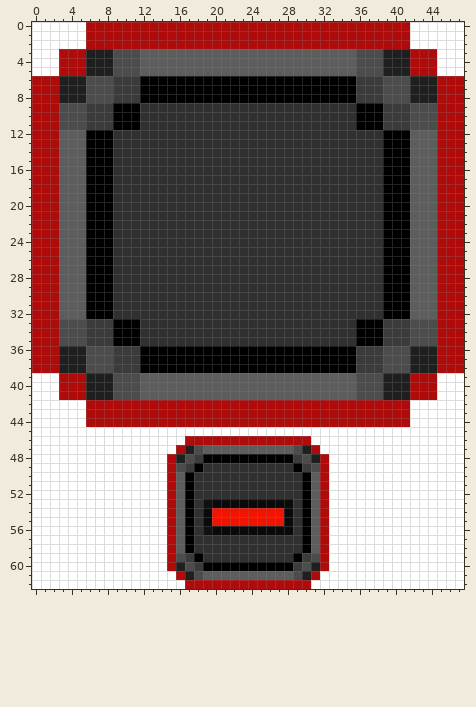
Pixel-art sprite: 2025/Assets/Sprites/HUD/SpaceBar.png. This is how it looked before the edit.
The file is 48x63 pixels. Pixels under 10% opacity are left out. Colours within 5 levels of each other are drawn and written as one.
The same view after the edit:
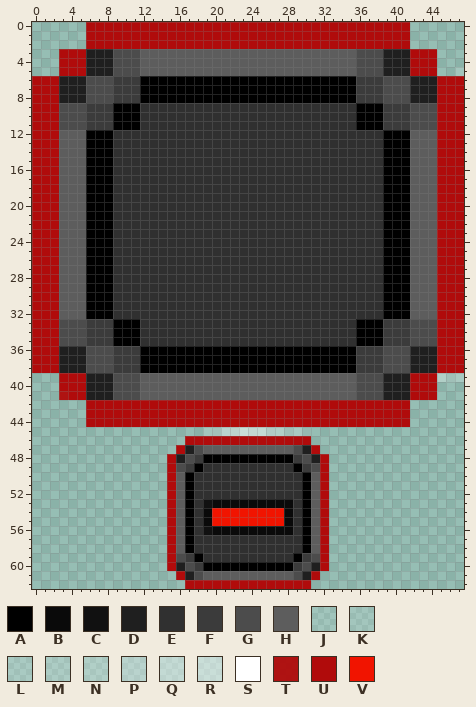
Palette (. is transparent): A #000000  B #0a0a0a  C #111111  D #1f1f1f  E #303030  F #3b3b3b  G #4c4c4c  H #5d5d5d  J #ffffff1a  K #ffffff20  L #ffffff2f  M #ffffff36  N #ffffff41  P #ffffff54  Q #ffffff6d  R #ffffff7c  S #ffffff  T #b00b0bf4  U #b00b0b  V #f11400
The exact change:
@@ x 0..47 @@
- 0 SSSSSSUUUUUUUUUUUUUUUUUUUUUUUUUUUUUUUUUUUUSSSSSS
- 1 SSSSSSUUUUUUUUUUUUUUUUUUUUUUUUUUUUUUUUUUUUSSSSSS
- 2 SSSSSSUUUUUUUUUUUUUUUUUUUUUUUUUUUUUUUUUUUUSSSSSS
- 3 SSSUUUDDDGGGHHHHHHHHHHHHHHHHHHHHHHHHGGGDDDUUUSSS
- 4 SSSUUUDDDGGGHHHHHHHHHHHHHHHHHHHHHHHHGGGDDDUUUSSS
- 5 SSSUUUDDDGGGHHHHHHHHHHHHHHHHHHHHHHHHGGGDDDUUUSSS
+ 0 ......UUUUUUUUUUUUUUUUUUUUUUUUUUUUUUUUUUUU......
+ 1 ......UUUUUUUUUUUUUUUUUUUUUUUUUUUUUUUUUUUU......
+ 2 ......UUUUUUUUUUUUUUUUUUUUUUUUUUUUUUUUUUUU......
+ 3 ...UUUDDDGGGHHHHHHHHHHHHHHHHHHHHHHHHGGGDDDUUU...
+ 4 ...UUUDDDGGGHHHHHHHHHHHHHHHHHHHHHHHHGGGDDDUUU...
+ 5 ...UUUDDDGGGHHHHHHHHHHHHHHHHHHHHHHHHGGGDDDUUU..K
  6 UUUDDDGGGFFFAAAAAAAAAAAAAAAAAAAAAAAAFFFGGGDDDUUU
@@ x 0..47 @@
 38 UUUDDDGGGFFFAAAAAAAAAAAAAAAAAAAAAAAAFFFGGGDDDUUU
-39 SSSUUUDDDGGGHHHHHHHHHHHHHHHHHHHHHHHHGGGDDDUUUSSS
-40 SSSUUUDDDGGGHHHHHHHHHHHHHHHHHHHHHHHHGGGDDDUUUSSS
-41 SSSUUUDDDGGGHHHHHHHHHHHHHHHHHHHHHHHHGGGDDDUUUSSS
-42 SSSSSSUUUUUUUUUUUUUUUUUUUUUUUUUUUUUUUUUUUUSSSSSS
-43 SSSSSSUUUUUUUUUUUUUUUUUUUUUUUUUUUUUUUUUUUUSSSSSS
-44 SSSSSSUUUUUUUUUUUUUUUUUUUUUUUUUUUUUUUUUUUUSSSSSS
-45 SSSSSSSSSSSSSSSSSSSSSSSSSSSSSSSSSSSSSSSSSSSSSSSS
-46 SSSSSSSSSSSSSSSSSUUUUUUUUUUUUUUSSSSSSSSSSSSSSSSS
-47 SSSSSSSSSSSSSSSSUDGHHHHHHHHHHGDUSSSSSSSSSSSSSSSS
-48 SSSSSSSSSSSSSSSUDGFAAAAAAAAAAFGDUSSSSSSSSSSSSSSS
-49 SSSSSSSSSSSSSSSUGFAEEEEEEEEEEAFGUSSSSSSSSSSSSSSS
-50 SSSSSSSSSSSSSSSUHAEEEEEEEEEEEEAHUSSSSSSSSSSSSSSS
-51 SSSSSSSSSSSSSSSUHAEEEEEEEEEEEEAHUSSSSSSSSSSSSSSS
-52 SSSSSSSSSSSSSSSUHAEEEEEEEEEEEEAHUSSSSSSSSSSSSSSS
-53 SSSSSSSSSSSSSSSUHAECBBBBBBBBBEAHUSSSSSSSSSSSSSSS
-54 SSSSSSSSSSSSSSSUHAEBVVVVVVVVBEAHUSSSSSSSSSSSSSSS
-55 SSSSSSSSSSSSSSSUHAEBVVVVVVVVBEAHUSSSSSSSSSSSSSSS
-56 SSSSSSSSSSSSSSSUHAECBBBBBBBBBEAHUSSSSSSSSSSSSSSS
-57 SSSSSSSSSSSSSSSUHAEEEEEEEEEEEEAHUSSSSSSSSSSSSSSS
-58 SSSSSSSSSSSSSSSUHAEEEEEEEEEEEEAHUSSSSSSSSSSSSSSS
-59 SSSSSSSSSSSSSSSUGFAEEEEEEEEEEAFGUSSSSSSSSSSSSSSS
-60 SSSSSSSSSSSSSSSUDGFAAAAAAAAAAFGDUSSSSSSSSSSSSSSS
-61 SSSSSSSSSSSSSSSSUDGHHHHHHHHHHGDUSSSSSSSSSSSSSSSS
-62 SSSSSSSSSSSSSSSSSUUUUUUUUUUUUUUSSSSSSSSSSSSSSSSS
+39 ...UUUDDDGGGHHHHHHHHHHHHHHHHHHHHHHHHGGGDDDUUUNLL
+40 ...UUUDDDGGGHHHHHHHHHHHHHHHHHHHHHHHHGGGDDDUUU...
+41 ...TUUDDDGGGHHHHHHHHHHHHHHHHHHHHHHHHGGGDDDUUU...
+42 ......UUUUUUUUUUUUUUUUUUUUUUUUUUUUUUUUUUUU......
+43 ......UUUUUUUUUUUUUUUUUUUUUUUUUUUUUUUUUUUU......
+44 ......UUUUUUUUUUUUUUUUUUUUUUUUUUUUUUUUUUUU......
+45 ...................KMPQRRQPNLLJ.................
+46 .................UUUUUUUUUUUUUU.................
+47 ................UDGHHHHHHHHHHGDU................
+48 ...............UDGFAAAAAAAAAAFGDU...............
+49 ...............UGFAEEEEEEEEEEAFGU...............
+50 ...............UHAEEEEEEEEEEEEAHU...............
+51 ...............UHAEEEEEEEEEEEEAHU...............
+52 ...............UHAEEEEEEEEEEEEAHU...............
+53 ...............UHAECBBBBBBBBBEAHU...............
+54 ...............UHAEBVVVVVVVVBEAHU...............
+55 ...............UHAEBVVVVVVVVBEAHU...............
+56 ...............UHAECBBBBBBBBBEAHU...............
+57 ...............UHAEEEEEEEEEEEEAHU...............
+58 ...............UHAEEEEEEEEEEEEAHU...............
+59 ...............UGFAEEEEEEEEEEAFGU...............
+60 ...............UDGFAAAAAAAAAAFGDU...............
+61 ................UDGHHHHHHHHHHGDU................
+62 .................UUUUUUUUUUUUUU.................
Pixel boxes of the changes (left, top, right, bottom) in both pictures:
erased: (32, 22, 86, 76)
changed: (410, 22, 464, 76)
changed: (32, 373, 464, 589)
